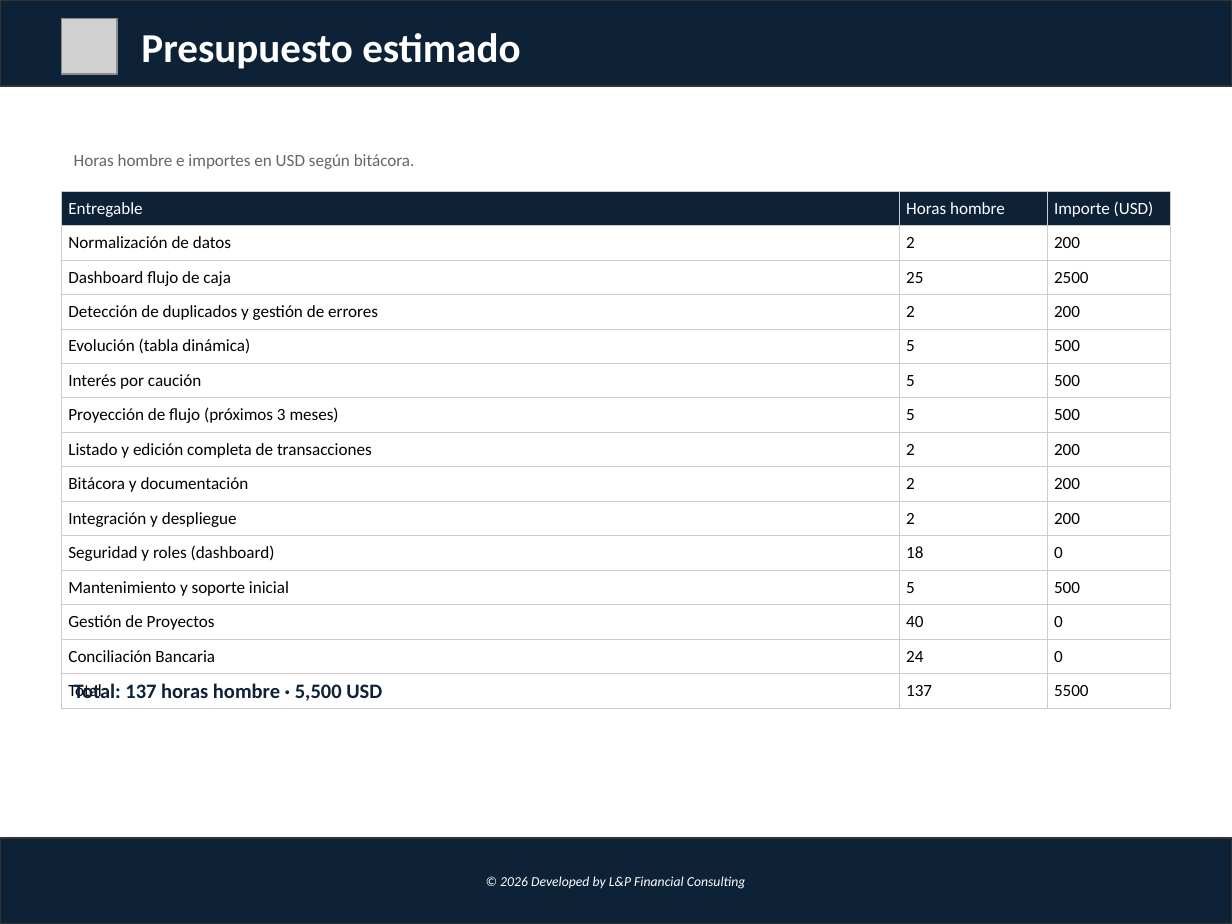
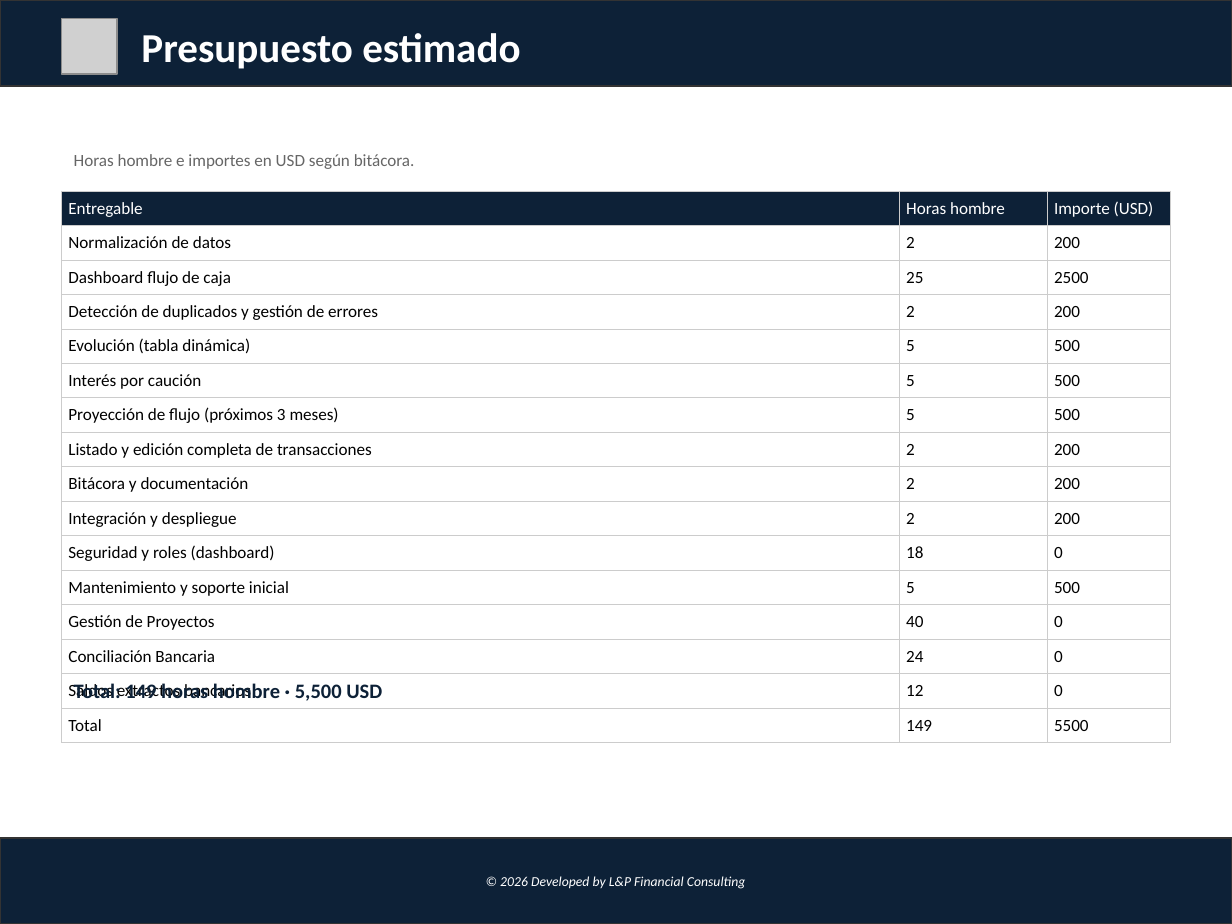
Before and after one commit to lucasbustosmartin-coder/fornitalia, a slide deck: slide 5 of Propuesta_Dashboard_Flujo_Caja.pptx. Drawn at 1232x924 pixels with LibreOffice and Linux fonts; fonts in the diff are those of the drawing; grey boxes stand for pictures. Boxes give left, top, right and bottom in pixels: in the first picture for what was removed or moved away, otherwise in the second. Text is boxed around its words. In the diff, an @@ line names an element or a change of style, - is before the commit and + after.

```diff
--- a/Propuesta_Dashboard_Flujo_Caja.pptx
+++ b/Propuesta_Dashboard_Flujo_Caja.pptx
@@ table at (62,191,1170,735) @@
-row 15: Total | 137 | 5500
+row 15: Saldos extractos bancarios | 12 | 0
+row 16: Total | 149 | 5500
@@ text at (74,683,382,701): text changed @@
-Total: 137 horas hombre · 5,500 USD
+Total: 149 horas hombre · 5,500 USD
```
Also in this commit, not shown: 7 other files.
